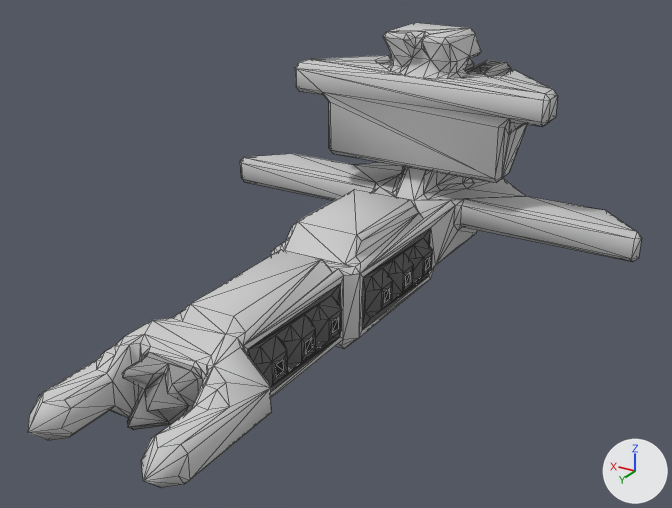
The OBJ model src/jsMain/resources/meshes/fulkreykk-3-brekoryn-class.obj as it was, and as the next commit left it.
The view is the same before and after, from a 50 mm lens placed at (-39.1, 64.0, 39.5), pointed at (-1.3, 1.2, 8.1). Every picture has the same lights, and +X, +Y and +Z are marked at lower right. Mesh edges are drawn as thin lines. Where no turn or scale is listed for an object, it has been applied to the vertices.

In view in the first picture: 'fulkreykk-3-brekoryn-class'.
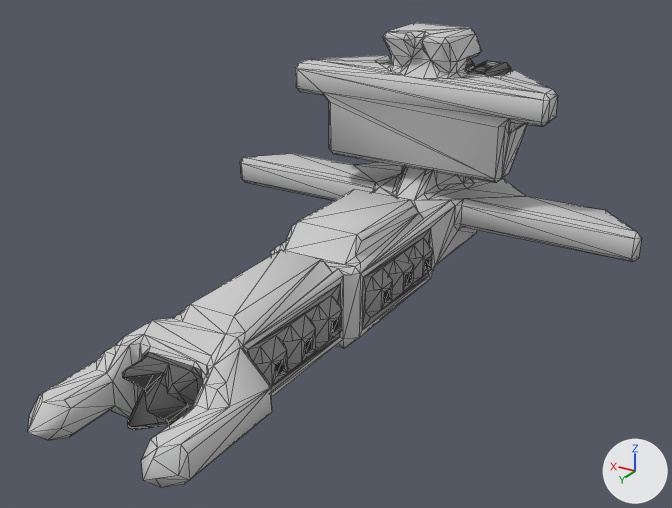
Boxes (x1, y1, x2, y2) around the edits, measured in the pictures (672 x 508 px; the box of a moved part takes in the faces that stretch with it):
part 1 of me_fulkreykk_3_brekoryn_class, moved or reshaped
    both: (28, 34, 487, 488)
part 2 of me_fulkreykk_3_brekoryn_class, surface changed
    both: (122, 59, 511, 426)

What the commit changed:
me_fulkreykk_3_brekoryn_class is used by ob_fulkreykk_3_brekoryn_class; location (0.0, 0.0, 0.0).
me_fulkreykk_3_brekoryn_class had 926 vertices, 1735 faces and spanned x -22.5..22.5, y -30.0..30.0, z 0.0..24.0.
me_fulkreykk_3_brekoryn_class now has 923 vertices, 1731 faces and spans x -22.5..22.5, y -30.0..30.0, z 0.0..24.0.
Part 1, on me_fulkreykk_3_brekoryn_class:
14 vertices are removed from x -5.0..5.0, y -23.5..29.5, z 0.5..8.0.
281 faces are deleted.
1 vertex moves from x -0.5, y 23.5, z 4.5 to x 0.0, y 22.5, z 3.0.
11 vertices are added at x -5.5..5.0, y -23.5..29.5, z 0.5..8.5.
277 new faces join them.
me_fulkreykk_3_brekoryn_class part 2: 550 kept faces spanning x -5.7..5.7, y -27.0..24.0, z 1.7..20.2 get new texture (UV) coordinates.
